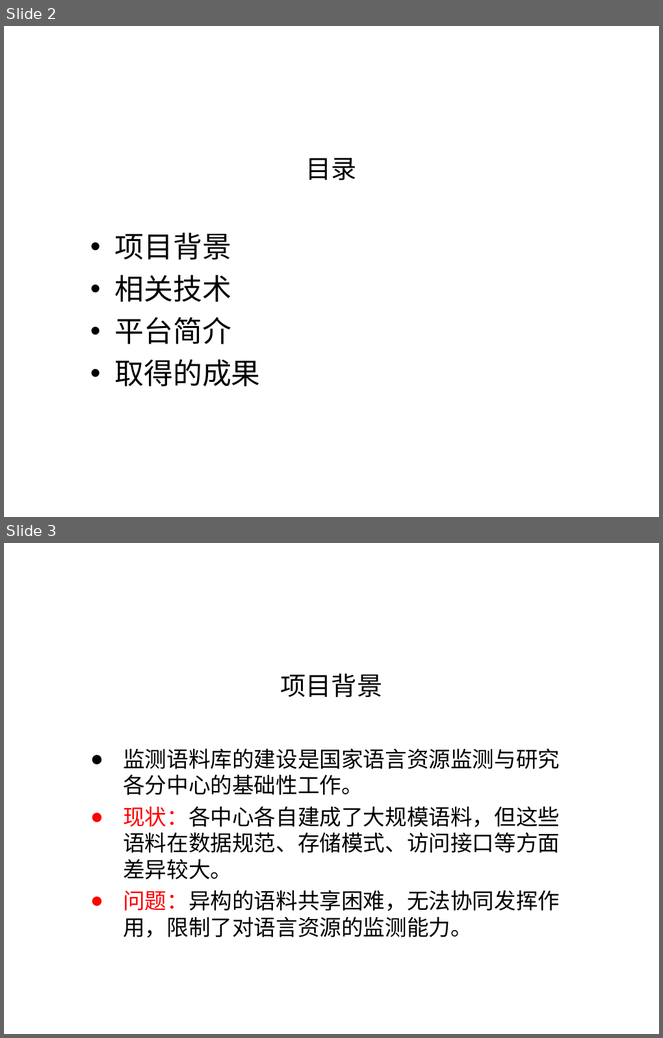
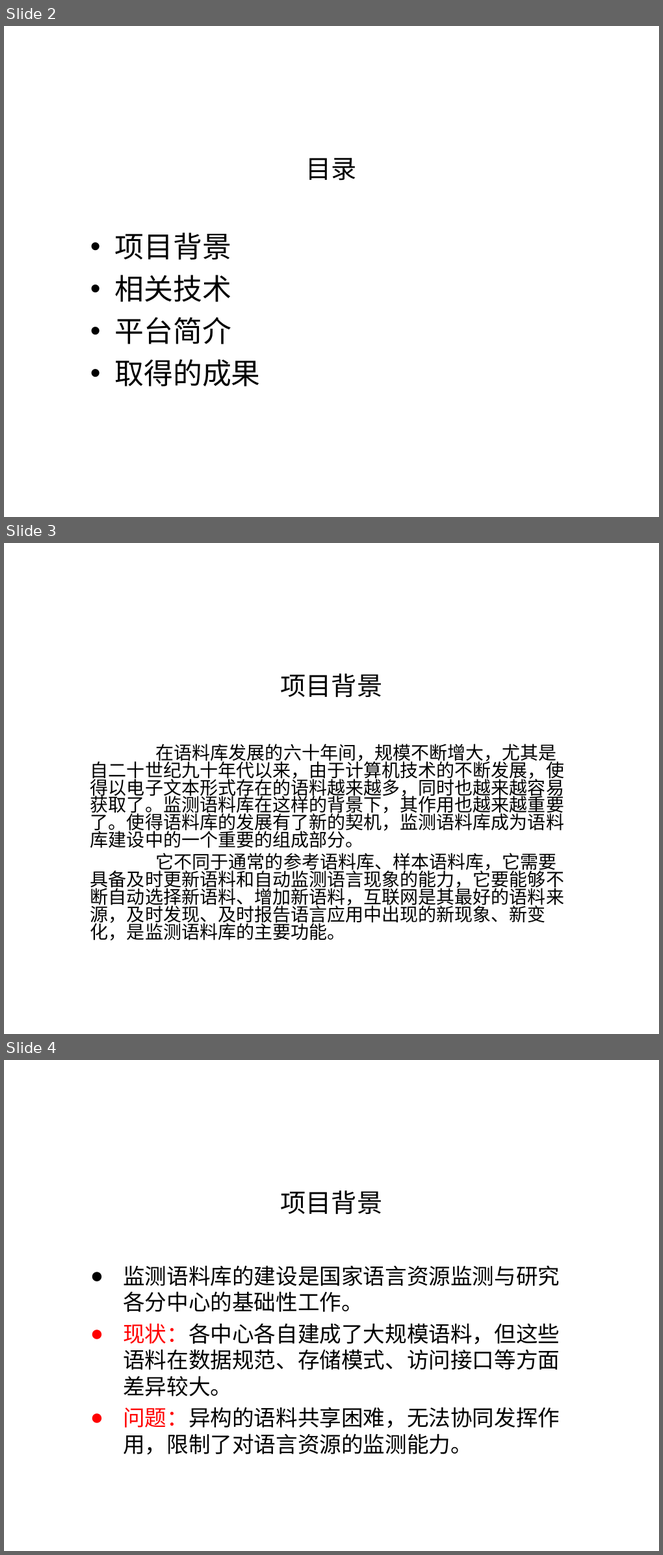
Before and after one commit to shqcandy/Report, a slide deck: 报告_v1.ppt. Shown one above the other, each under a label of ours: slides 2 and 3 before the commit, slides 2, 3 and 4 after it. The pictures are 663x1038 and 663x1555 pixels, drawn with LibreOffice and Linux fonts; fonts in the diff are those of the drawing; background and template pictures are left out. Boxes give left, top, right and bottom in pixels: in the first picture for what was removed or moved away, otherwise in the second. Text is boxed around its words. In the diff, an @@ line names an element or a change of style, - is before the commit and + after.

```diff
--- a/报告_v1.ppt
+++ b/报告_v1.ppt
@@ slide 3 added at (4, 543, 659, 1034), background picture (left out) @@
@@ title added at (281, 674, 383, 698), 28 pt, text #000000 @@
+项目背景
@@ text added at (90, 744, 564, 941), 20 pt, text #000000 @@
+在语料库发展的六十年间，规模不断增大，尤其是自二十世纪九十年代以来，由于计算机技术的不断发展，使得以电子文本形式存在的语料越来越多，同时也越来越容易获取了。监测语料库在这样的背景下，其作用也越来越重要了。使得语料库的发展有了新的契机，监测语料库成为语料库建设中的一个重要的组成部分。
+它不同于通常的参考语料库、样本语料库，它需要具备及时更新语料和自动监测语言现象的能力，它要能够不断自动选择新语料、增加新语料，互联网是其最好的语料来源，及时发现、及时报告语言应用中出现的新现象、新变化，是监测语料库的主要功能。
@@ what was slide 3 is now slide 4 @@
```
Also in this commit, not shown: 4 slides changed, 23 other slides added, 1 other file.
